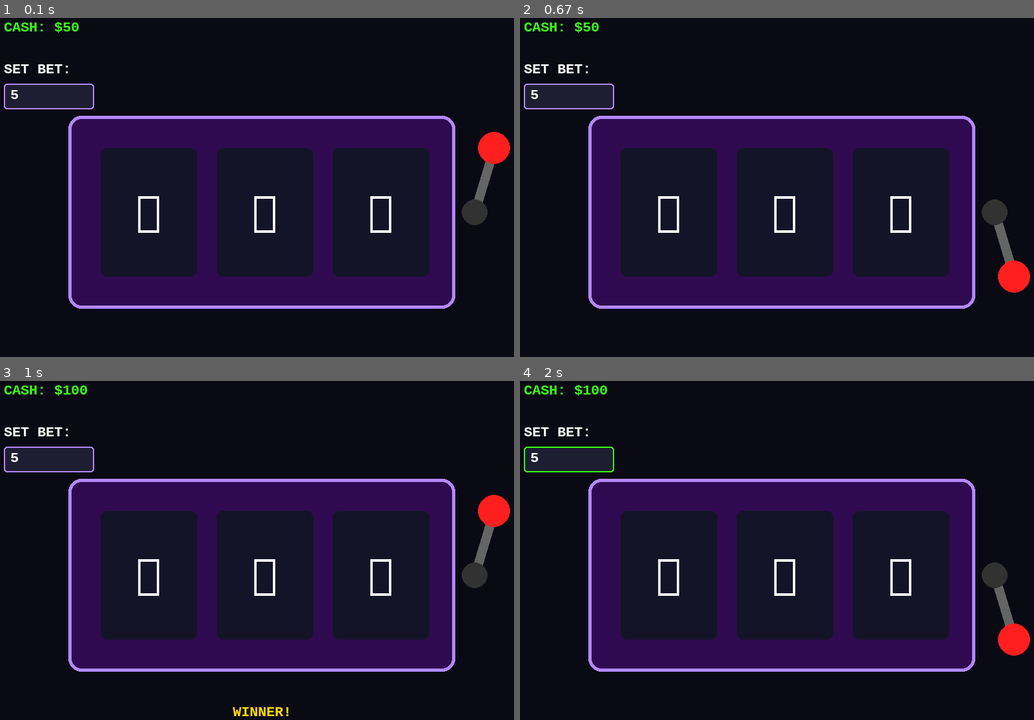
Above: before the commit, frames 1-4 (two rows, left to right).
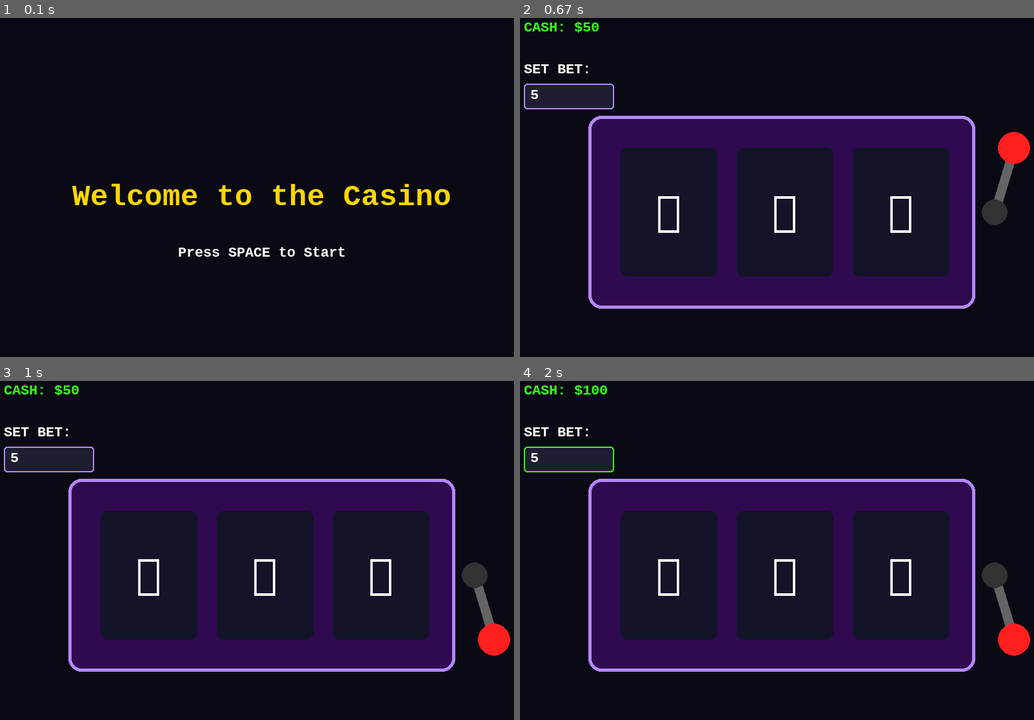
Above: after the commit, the same moments.

Repository: Liran-Martfel/18.03.2026
Game: pygame game, started from Homework_bonus_pygame.py
Two runs of this game, one before a commit and one after it. Both use one fixed random seed, a clock stepped at 60 frames per second and the inputs below.
Inputs (mouse positions are in pixels of both pictures, inside the frame that each line leads up to):
- Up to frame 1 (0.1 s): no input
- Up to frame 2 (0.67 s): tap Space at 0.33 s
- Up to frame 3 (1 s): tap Space at 0.67 s
- Up to frame 4 (2 s): click "5" at 1.05 s; click (1008, 574) at 1.38 s; click "5" at 1.72 s

The runs differ from the first frame. In frame 1, 26% of the frame differs, in the area x 0-100%, y 1-86%; in frame 2, 1.3%; in frame 3, 1.6%; in frame 4, nothing differs.

Commit message:
bonus-pygame

Diff:
--- a/Homework_bonus_pygame.py
+++ b/Homework_bonus_pygame.py
@@ -6,7 +6,7 @@
 pygame.init()
 WIDTH, HEIGHT = 900, 700
 screen = pygame.display.set_mode((WIDTH, HEIGHT))
-pygame.display.set_caption("Cyber-Vegas Slot Machine - Custom Bet")
+pygame.display.set_caption("Cyber-Vegas Slot Machine")
 clock = pygame.time.Clock()
 
 # צבעים
@@ -20,18 +20,20 @@
 
 # פונטים
 font_ui = pygame.font.SysFont("consolas", 24, bold=True)
+font_title = pygame.font.SysFont("consolas", 50, bold=True)
 font_symbol = pygame.font.SysFont("segoe ui emoji", 65)
 
 # נתוני המשחק
 rate = [2, 3, 9, 7, 11]
 symbols = ["🍒", "🍋", "⭐", "🔔", "💎"]
 my_money = 50
-bet_input_text = "5"  # הטקסט שהמשתמש מקליד
-active_input = False  # האם תיבת הקלט במיקוד
+bet_input_text = "5"
+active_input = False
 reels = ["💎", "💎", "💎"]
 is_spinning = False
 spin_duration = 0
 result_msg = ""
+game_state = "MENU"  # מצב התחלתי: תפריט
 
 
 def check_win(current_reels):
@@ -62,91 +64,100 @@
 
 # --- לולאה ראשית ---
 running = True
-input_rect = pygame.Rect(50, 150, 140, 40)  # מיקום תיבת הקלט
+input_rect = pygame.Rect(50, 150, 140, 40)
 
 while running:
     screen.fill(BG_COLOR)
-
-    # המרת הטקסט למספר (בדיקת בטיחות)
-    try:
-        current_bet = int(bet_input_text) if bet_input_text != "" else 0
-    except ValueError:
-        current_bet = 0
 
     for event in pygame.event.get():
         if event.type == pygame.QUIT:
             running = False
 
-        if event.type == pygame.MOUSEBUTTONDOWN:
-            # בדיקה אם לחצו על תיבת הקלט
-            if input_rect.collidepoint(event.pos):
-                active_input = True
-            else:
-                active_input = False
+        if game_state == "MENU":
+            if event.type == pygame.KEYDOWN:
+                if event.key == pygame.K_SPACE:
+                    game_state = "PLAY"
 
-            # בדיקת לחיצה על הידית
-            if 750 < event.pos[0] < 850 and 200 < event.pos[1] < 500:
-                if not is_spinning and 0 < current_bet <= my_money:
-                    is_spinning = True
-                    spin_duration = 40
-                    result_msg = ""
+        elif game_state == "PLAY":
+            if event.type == pygame.MOUSEBUTTONDOWN:
+                if input_rect.collidepoint(event.pos):
+                    active_input = True
+                else:
+                    active_input = False
 
-        if event.type == pygame.KEYDOWN:
-            if active_input:
-                if event.key == pygame.K_BACKSPACE:
-                    bet_input_text = bet_input_text[:-1]
-                elif event.unicode.isdigit():  # מאפשר רק מספרים
-                    if len(bet_input_text) < 5:  # הגבלת אורך
+                if 750 < event.pos[0] < 850 and 200 < event.pos[1] < 500:
+                    try:
+                        current_bet = int(bet_input_text) if bet_input_text != "" else 0
+                    except:
+                        current_bet = 0
+                    if not is_spinning and 0 < current_bet <= my_money:
+                        is_spinning = True
+                        spin_duration = 40
+                        result_msg = ""
+
+            if event.type == pygame.KEYDOWN:
+                if active_input:
+                    if event.key == pygame.K_BACKSPACE:
+                        bet_input_text = bet_input_text[:-1]
+                    elif event.unicode.isdigit() and len(bet_input_text) < 5:
                         bet_input_text += event.unicode
 
-            # הפעלה עם רווח (רק אם לא מקלידים כרגע)
-            if event.key == pygame.K_SPACE and not active_input:
-                if not is_spinning and 0 < current_bet <= my_money:
-                    is_spinning = True
-                    spin_duration = 40
-                    result_msg = ""
+                if event.key == pygame.K_SPACE and not active_input:
+                    try:
+                        current_bet = int(bet_input_text) if bet_input_text != "" else 0
+                    except:
+                        current_bet = 0
+                    if not is_spinning and 0 < current_bet <= my_money:
+                        is_spinning = True
+                        spin_duration = 40
+                        result_msg = ""
 
-    # עדכון לוגיקה
-    if is_spinning:
-        spin_duration -= 1
-        reels = [random.choice(symbols) for _ in range(3)]
-        if spin_duration <= 0:
-            is_spinning = False
-            res = check_win(reels)
-            my_money, result_msg = update_money(res, my_money, current_bet, reels)
+    # לוגיקה וציור לפי מצב
+    if game_state == "MENU":
+        title_surf = font_title.render("Welcome to the Casino", True, GOLD)
+        start_surf = font_ui.render("Press SPACE to Start", True, WHITE)
+        screen.blit(title_surf, (WIDTH // 2 - title_surf.get_width() // 2, HEIGHT // 2 - 50))
+        screen.blit(start_surf, (WIDTH // 2 - start_surf.get_width() // 2, HEIGHT // 2 + 50))
 
-    # --- ציור ---
-    # גוף המכונה
-    pygame.draw.rect(screen, DARK_PURPLE, (150, 200, 600, 300), border_radius=20)
-    pygame.draw.rect(screen, NEON_PURPLE, (150, 200, 600, 300), 5, border_radius=20)
+    elif game_state == "PLAY":
+        # עדכון לוגיקה של המכונה
+        if is_spinning:
+            spin_duration -= 1
+            reels = [random.choice(symbols) for _ in range(3)]
+            if spin_duration <= 0:
+                is_spinning = False
+                res = check_win(reels)
+                try:
+                    current_bet = int(bet_input_text)
+                except:
+                    current_bet = 0
+                my_money, result_msg = update_money(res, my_money, current_bet, reels)
 
-    for i in range(3):
-        x_p = 200 + (i * 180)
-        pygame.draw.rect(screen, (20, 20, 40), (x_p, 250, 150, 200), border_radius=10)
-        sym = font_symbol.render(reels[i], True, WHITE)
-        screen.blit(sym, (x_p + (150 - sym.get_width()) // 2, 310))
+        # ציור המכונה
+        pygame.draw.rect(screen, DARK_PURPLE, (150, 200, 600, 300), border_radius=20)
+        pygame.draw.rect(screen, NEON_PURPLE, (150, 200, 600, 300), 5, border_radius=20)
+        for i in range(3):
+            x_p = 200 + (i * 180)
+            pygame.draw.rect(screen, (20, 20, 40), (x_p, 250, 150, 200), border_radius=10)
+            sym = font_symbol.render(reels[i], True, WHITE)
+            screen.blit(sym, (x_p + (150 - sym.get_width()) // 2, 310))
 
-    draw_lever(is_spinning)
+        draw_lever(is_spinning)
 
-    # UI וכסף
-    balance_txt = font_ui.render(f"CASH: ${my_money}", True, FOREST_GREEN)
-    screen.blit(balance_txt, (50, 50))
+        # UI
+        balance_txt = font_ui.render(f"CASH: ${my_money}", True, FOREST_GREEN)
+        screen.blit(balance_txt, (50, 50))
+        label_txt = font_ui.render("SET BET:", True, WHITE)
+        screen.blit(label_txt, (50, 115))
 
-    # תיבת קלט להימור
-    label_txt = font_ui.render("SET BET:", True, WHITE)
-    screen.blit(label_txt, (50, 115))
+        box_color = FOREST_GREEN if active_input else NEON_PURPLE
+        pygame.draw.rect(screen, (30, 30, 50), input_rect, border_radius=5)
+        pygame.draw.rect(screen, box_color, input_rect, 2, border_radius=5)
+        input_surface = font_ui.render(bet_input_text, True, WHITE)
+        screen.blit(input_surface, (input_rect.x + 10, input_rect.y + 5))
 
-    # צבע התיבה משתנה כשהיא פעילה
-    box_color = FOREST_GREEN if active_input else NEON_PURPLE
-    pygame.draw.rect(screen, (30, 30, 50), input_rect, border_radius=5)
-    pygame.draw.rect(screen, box_color, input_rect, 2, border_radius=5)
-
-    input_surface = font_ui.render(bet_input_text, True, WHITE)
-    screen.blit(input_surface, (input_rect.x + 10, input_rect.y + 5))
-
-    # הודעות
-    msg_txt = font_ui.render(result_msg, True, GOLD if "WIN" in result_msg else NEON_RED)
-    screen.blit(msg_txt, (WIDTH // 2 - msg_txt.get_width() // 2, 550))
+        msg_txt = font_ui.render(result_msg, True, GOLD if "WIN" in result_msg else NEON_RED)
+        screen.blit(msg_txt, (WIDTH // 2 - msg_txt.get_width() // 2, 550))
 
     pygame.display.flip()
     clock.tick(60)
